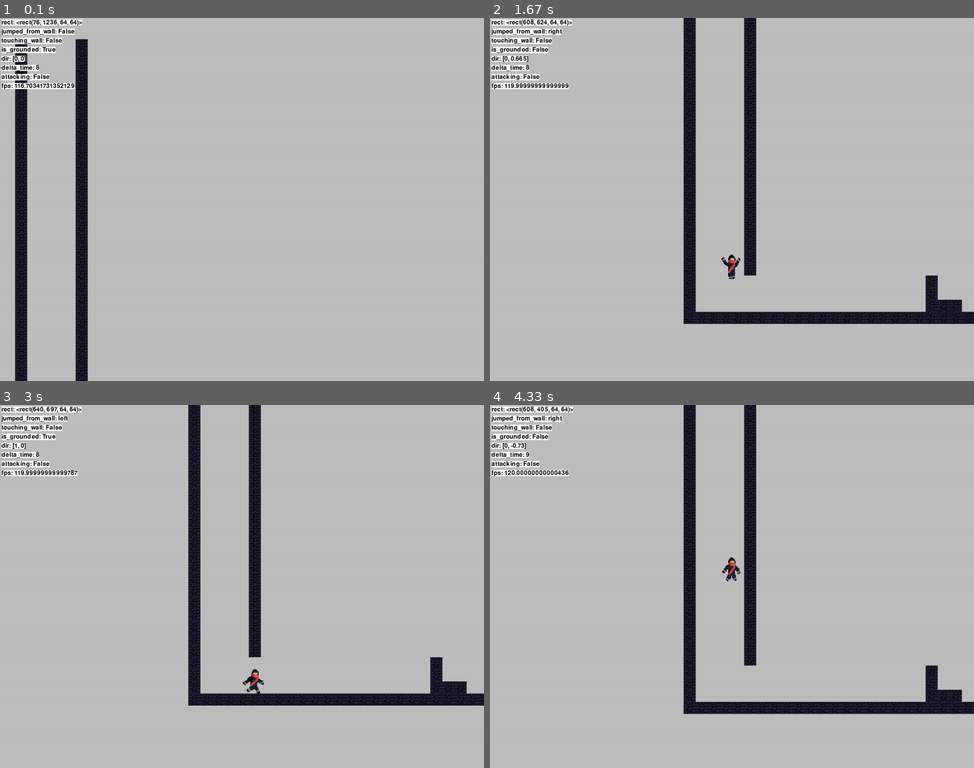
Above: before the commit, frames 1-4 (two rows, left to right).
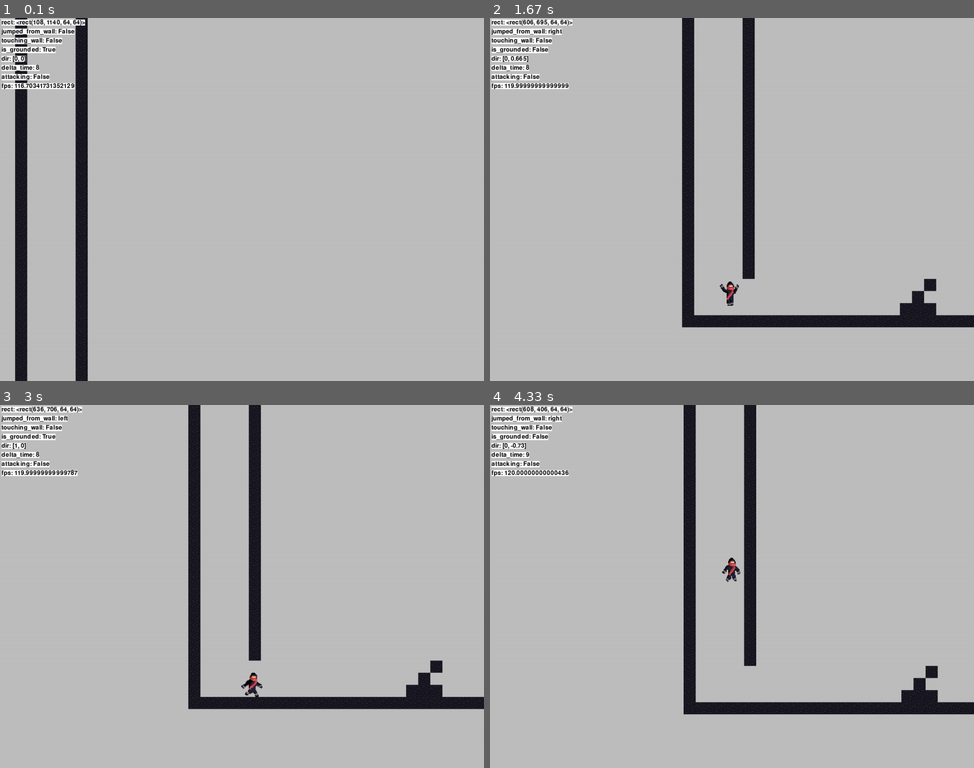
Above: after the commit, the same moments.

Repository: zyxwars/ninja
Game: pygame game, started from main.py
The game is run twice, just before and just after one commit, with the same random seed, the same clock (stepped at 60 frames per second) and the same inputs.
Inputs:
- Up to frame 1 (0.1 s): no input
- Up to frame 2 (1.67 s): tap Space at 0.33, 0.73, 1.03, 1.23, 1.53 s; hold D 0.67-1.13 s; hold D 1.17-1.63 s
- Up to frame 3 (3 s): hold A 1.67-2.2 s; tap Space at 1.73, 2.03, 2.3, 2.6, 2.73 s; hold A 2.23-2.63 s; hold D from 2.67 s (still down)
- Up to frame 4 (4.33 s): tap Space at 3.03, 3.4, 3.7, 3.9, 4.2 s; release D at 3.3 s; hold A 3.33-3.8 s; hold D 3.83-4.3 s

The runs differ from the first frame. In frame 1, 0.6% of the frame differs, in the area x 3-19%, y 0-100%; in frame 2, 3.6%, in the area x 8-100%, y 0-86%; in frame 3, 2.4%; in frame 4, 1.3%.

Commit message:
Add missing texture

Diff:
--- a/level/level.py
+++ b/level/level.py
@@ -12,7 +12,7 @@
         self.surface = surface
         self.player = pg.sprite.GroupSingle()
         self.tiles = pg.sprite.Group()
-        self.sprites = pg.sprite.Group()
+        self.sprites = []
 
         self.shift = pg.math.Vector2(0, 0)
 
@@ -22,16 +22,20 @@
         with open('./level/level.txt', encoding='utf-8') as f:
             for row_index, row in enumerate(f):
                 for col_index, tile in enumerate(row):
-                    if tile == '1':
-                        self.tiles.add(
-                            Tile((col_index * config.TILE_SIZE, row_index * config.TILE_SIZE)))
-                    if tile == '2':
+                    if tile in [' ', '', '\n']:
+                        continue
+
+                    if tile == 'P':
                         self.player.add(
                             Player((col_index * config.TILE_SIZE, row_index * config.TILE_SIZE), (64, 64)))
+                    else:
+                        print(ord(tile))
+                        self.tiles.add(
+                            Tile((col_index * config.TILE_SIZE, row_index * config.TILE_SIZE), tile))
 
         for tile in self.tiles:
-            self.sprites.add(tile)
-        self.sprites.add(self.player.sprite)
+            self.sprites.append(tile)
+        self.sprites.append(self.player.sprite)
 
     def update(self):
         self.tiles.draw(self.surface)
--- a/level/level.txt
+++ b/level/level.txt
@@ -1,6 +1,3 @@
-
-
-
 1    1
 1    1
 1    1
@@ -38,6 +35,6 @@
 1    1
 1    1
 1                   1
-1                   1
-12                  111
+1                  1
+1 P               111
 111111111111111111111111111111111111111111111111111111111111111111111111111111111111111111111111111111111111111111111111111111111111111111111111111111111111111111111111111111111111111111111111111111111111111111111111111111111111111111111111111111111111111111111111111111
--- a/level/tile.py
+++ b/level/tile.py
@@ -1,8 +1,17 @@
 import pygame as pg
+
+from utils import get_path
+import config
 
 
 class Tile(pg.sprite.Sprite):
-    def __init__(self, pos, *args, **kwargs):
+    def __init__(self, pos, tile_type, *args, **kwargs):
         super().__init__(*args, **kwargs)
-        self.image = pg.image.load('./level/assets/tile.png').convert_alpha()
+        try:
+            self.image = pg.image.load(
+                get_path(__file__, f'assets/tile{tile_type}.png')).convert_alpha()
+        except FileNotFoundError:
+            self.image = pg.Surface((config.TILE_SIZE, config.TILE_SIZE))
+            self.image.fill('#ff00ff')
+
         self.rect = self.image.get_rect(topleft=pos)
Binary file removed: level/assets/tile.png
Binary file added: level/assets/tile1.png
Binary file added: level/assets/tile2.png
Not shown, changed: TODO.md
